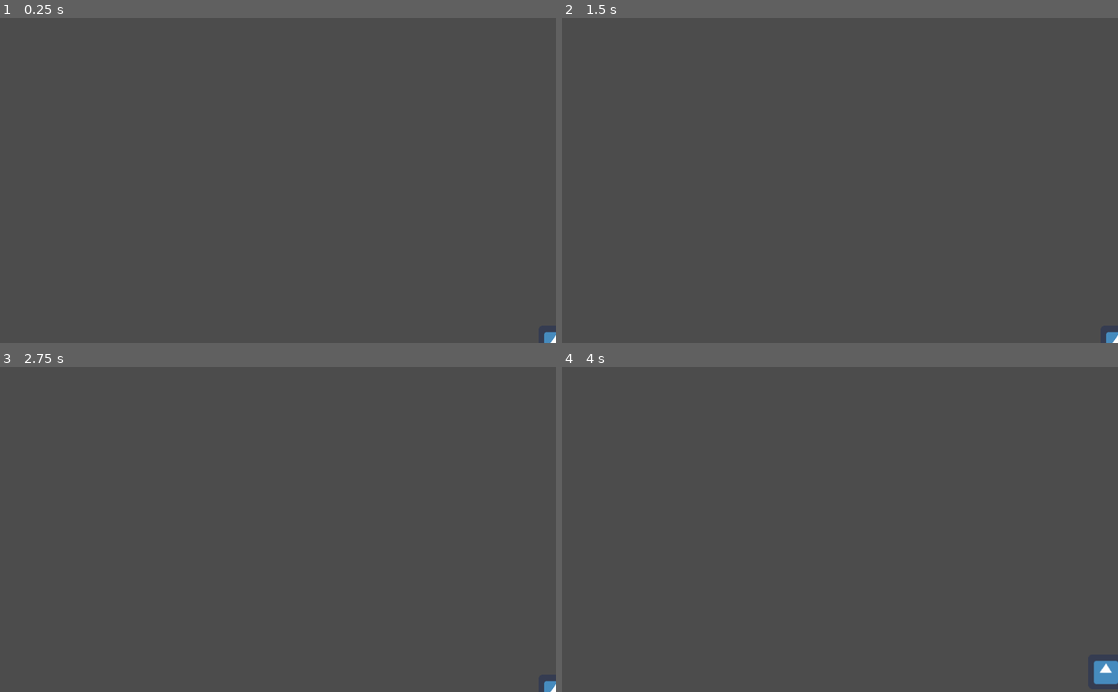
Above: before the commit, frames 1-4 (two rows, left to right).
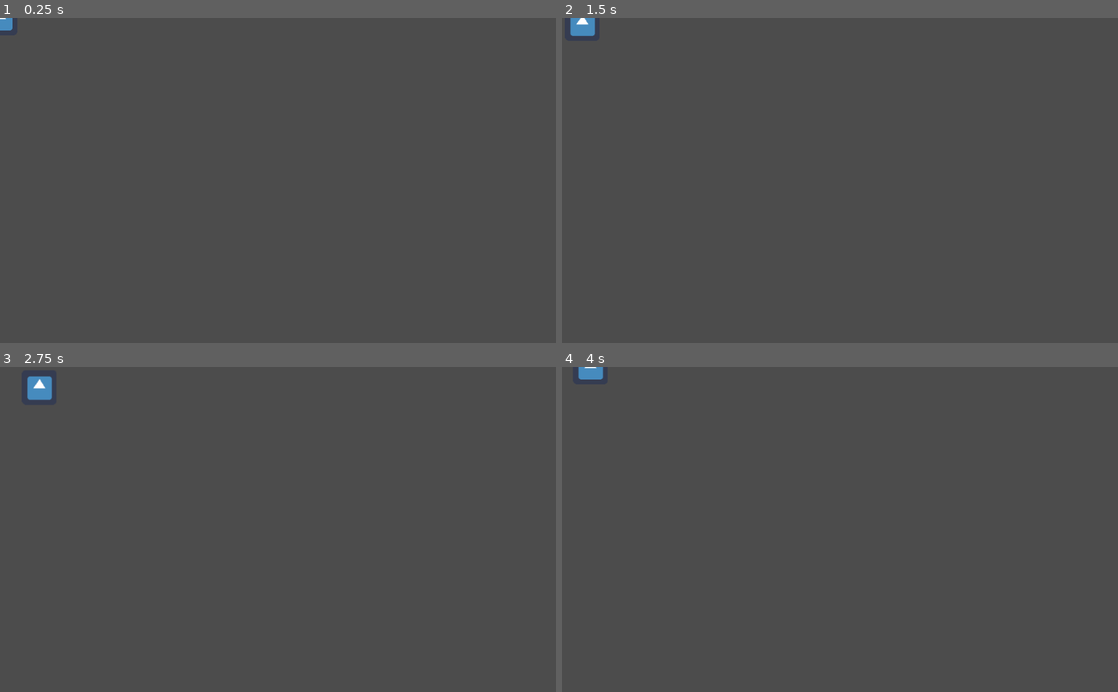
Above: after the commit, the same moments.

Repository: SimonDamberg/trashman-outyard
Game: Godot game, scene res://Main.tscn
The game is run twice, just before and just after one commit, with the same random seed, the same clock (stepped at 60 frames per second) and the same inputs. The engine's default icon, where the game draws it, is replaced by a stand-in: a white triangle on a blue panel in a dark square.
Inputs:
- Up to frame 1 (0.25 s): no input
- Up to frame 2 (1.5 s): tap Enter at 0.5 s; hold Right (ui_right) 0.53-1.28 s; hold Down (ui_down) from 1.28 s (still down)
- Up to frame 3 (2.75 s): release Down (ui_down) at 2.03 s; hold Right (ui_right) from 2.03 s (still down)
- Up to frame 4 (4 s): release Right (ui_right) at 2.78 s; hold Up (ui_up) 2.78-3.53 s; hold Left (ui_left) from 3.53 s (still down)

The runs differ from the first frame. In frame 1, 0.2% of the frame differs, in the area x 0-100%, y 0-100%; in frame 2, 0.3%; in frame 3, 0.4%; in frame 4, 0.5%, in the area x 2-100%, y 0-98%.

Commit message:
Fixed main scene

Diff:
--- a/Hackathon/Main.tscn
+++ b/Hackathon/Main.tscn
@@ -2,7 +2,10 @@
 
 [ext_resource path="res://resources/Player.tscn" type="PackedScene" id=1]
 
-[node name="Node2D" type="Node2D"]
+[node name="Node" type="Node"]
 
 [node name="Player" parent="." instance=ExtResource( 1 )]
-position = Vector2( 1675.91, 1337 )
+
+[node name="StartPosition" type="Node" parent="."]
+
+[node name="Score" type="Node" parent="."]
